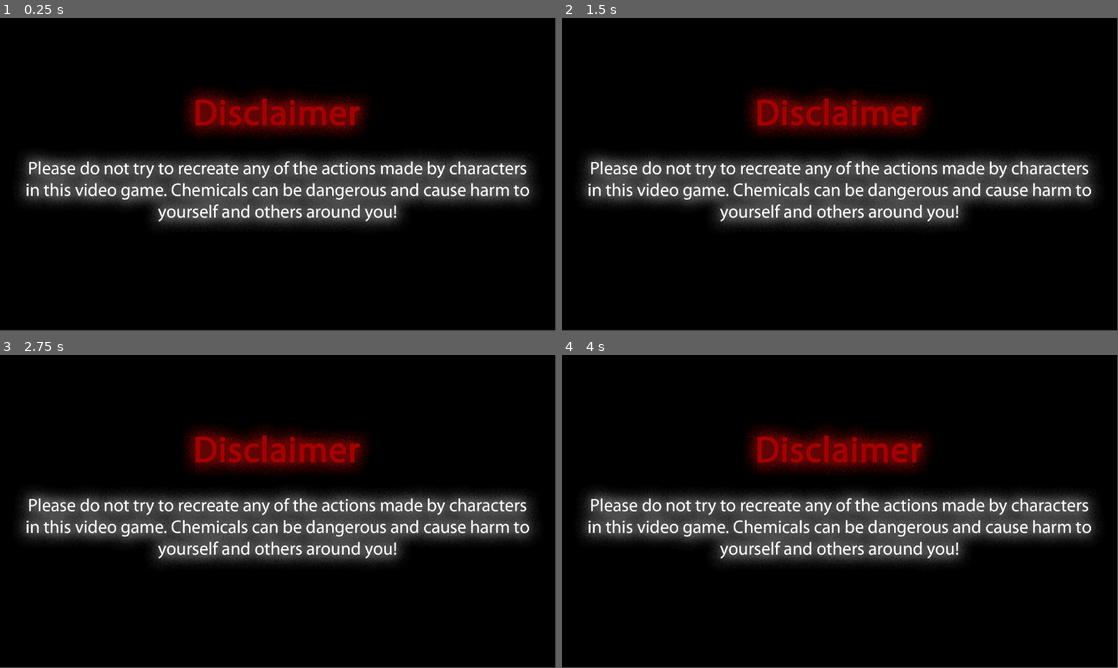
Above: before the commit, frames 1-4 (two rows, left to right).
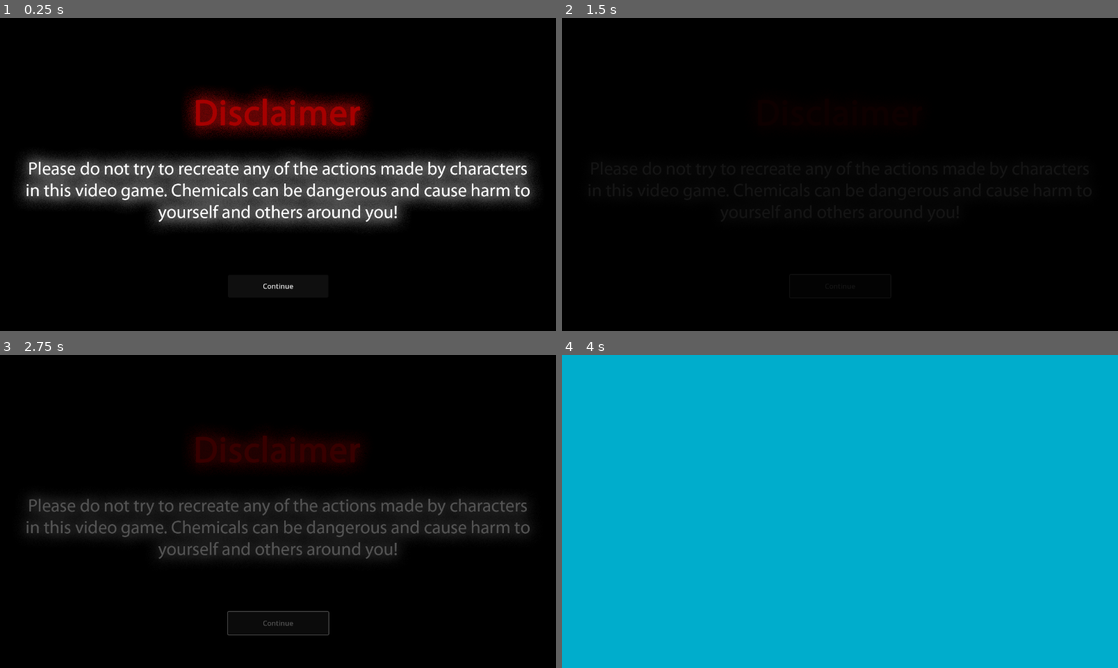
Above: after the commit, the same moments.

Repository: notadoctortired/risky-reagent-reaction
Game: Godot game, scene res://scenes/disclaimer_origin.tscn
The game is run twice, just before and just after one commit, with the same random seed, the same clock (stepped at 60 frames per second) and the same inputs. Before the commit the project starts from res://origin.tscn.
Inputs (mouse positions are in pixels of both pictures, inside the frame that each line leads up to):
- Up to frame 1 (0.25 s): no input
- Up to frame 2 (1.5 s): click (840, 287) at 0.5 s, where only the run after the commit has a clickable "Continue"; click (840, 287) at 1.25 s, where only the run after the commit has a clickable "Continue"
- Up to frame 3 (2.75 s): click (278, 624) at 2 s, where only the run after the commit has a clickable "Continue"
- Up to frame 4 (4 s): no input
The window is 799x449 before the commit and 800x450 after it. Grey fills any space a smaller window leaves; there, only what the larger window draws over its background counts as a difference.

The runs differ from the first frame. In frame 1, 3.1% of the frame differs, in the area x 4-96%, y 23-87%; in frame 2, 20%; in frame 3, 19%; in frame 4, 100%, in the area x 0-100%, y 0-100%.

Commit message:
Added transition to main menu

Diff:
--- a/origin.tscn
+++ /dev/null
@@ -1,19 +0,0 @@
-[gd_scene load_steps=2 format=3 uid="uid://b1erahn3x1b14"]
-
-[ext_resource type="Texture2D" uid="uid://d0ac26qsvnaeq" path="res://assets/Disclaimer.png" id="1_tb4yc"]
-
-[node name="Origin" type="Node2D"]
-
-[node name="UI" type="Control" parent="."]
-layout_mode = 3
-anchors_preset = 0
-offset_right = 1152.0
-offset_bottom = 648.0
-
-[node name="TextureRect" type="TextureRect" parent="UI"]
-layout_mode = 1
-anchors_preset = 15
-anchor_right = 1.0
-anchor_bottom = 1.0
-texture = ExtResource("1_tb4yc")
-expand_mode = 1
--- a/project.godot
+++ b/project.godot
@@ -14,3 +14,9 @@
 run/main_scene="uid://b1erahn3x1b14"
 config/features=PackedStringArray("4.4", "Forward Plus")
 config/icon="res://icon.svg"
+
+[display]
+
+window/size/viewport_width=1280
+window/size/viewport_height=720
+window/size/resizable=false
--- /dev/null
+++ b/scenes/disclaimer_origin.tscn
@@ -0,0 +1,106 @@
+[gd_scene load_steps=7 format=3 uid="uid://b1erahn3x1b14"]
+
+[ext_resource type="Texture2D" uid="uid://d0ac26qsvnaeq" path="res://assets/Disclaimer.png" id="1_xe2m2"]
+[ext_resource type="Script" uid="uid://wuu7fqrrwam" path="res://scripts/cont_button.gd" id="2_uyd5x"]
+
+[sub_resource type="Animation" id="Animation_pqpuc"]
+length = 0.001
+tracks/0/type = "value"
+tracks/0/imported = false
+tracks/0/enabled = true
+tracks/0/path = NodePath(".:color")
+tracks/0/interp = 1
+tracks/0/loop_wrap = true
+tracks/0/keys = {
+"times": PackedFloat32Array(0),
+"transitions": PackedFloat32Array(1),
+"update": 0,
+"values": [Color(0, 0, 0, 0)]
+}
+
+[sub_resource type="Animation" id="Animation_wc1iw"]
+resource_name = "fade"
+tracks/0/type = "value"
+tracks/0/imported = false
+tracks/0/enabled = true
+tracks/0/path = NodePath(".:color")
+tracks/0/interp = 1
+tracks/0/loop_wrap = true
+tracks/0/keys = {
+"times": PackedFloat32Array(0, 1),
+"transitions": PackedFloat32Array(1, 1),
+"update": 0,
+"values": [Color(0, 0, 0, 0), Color(0, 0, 0, 1)]
+}
+
+[sub_resource type="Animation" id="Animation_xe2m2"]
+resource_name = "fade in"
+tracks/0/type = "value"
+tracks/0/imported = false
+tracks/0/enabled = true
+tracks/0/path = NodePath(".:color")
+tracks/0/interp = 1
+tracks/0/loop_wrap = true
+tracks/0/keys = {
+"times": PackedFloat32Array(0, 1),
+"transitions": PackedFloat32Array(1, 1),
+"update": 0,
+"values": [Color(0, 0, 0, 1), Color(0, 0, 0, 0)]
+}
+
+[sub_resource type="AnimationLibrary" id="AnimationLibrary_xyqw4"]
+_data = {
+&"RESET": SubResource("Animation_pqpuc"),
+&"fade": SubResource("Animation_wc1iw"),
+&"fade in": SubResource("Animation_xe2m2")
+}
+
+[node name="disclaimer_origin" type="Control"]
+layout_mode = 3
+anchors_preset = 15
+anchor_right = 1.0
+anchor_bottom = 1.0
+grow_horizontal = 2
+grow_vertical = 2
+
+[node name="Disclaimer" type="TextureRect" parent="."]
+layout_mode = 1
+anchors_preset = -1
+anchor_right = 1.0
+anchor_bottom = 1.0
+grow_horizontal = 2
+grow_vertical = 2
+texture = ExtResource("1_xe2m2")
+expand_mode = 1
+
+[node name="ContButton" type="Button" parent="."]
+layout_mode = 1
+anchors_preset = -1
+anchor_right = 1.0
+anchor_bottom = 1.0
+offset_left = 525.0
+offset_top = 591.0
+offset_right = -524.0
+offset_bottom = -77.0
+grow_horizontal = 2
+grow_vertical = 0
+text = "Continue"
+script = ExtResource("2_uyd5x")
+
+[node name="Timer" type="Timer" parent="ContButton"]
+
+[node name="Transition" type="ColorRect" parent="."]
+modulate = Color(0, 0, 0, 1)
+layout_mode = 1
+anchors_preset = -1
+anchor_right = 1.0
+anchor_bottom = 1.0
+grow_horizontal = 2
+grow_vertical = 2
+mouse_filter = 2
+color = Color(0, 0, 0, 0)
+
+[node name="AnimationPlayer" type="AnimationPlayer" parent="Transition"]
+libraries = {
+&"": SubResource("AnimationLibrary_xyqw4")
+}
--- /dev/null
+++ b/scenes/main_menu_origin.tscn
@@ -0,0 +1,87 @@
+[gd_scene load_steps=6 format=3 uid="uid://cn6dhd3onsdyo"]
+
+[ext_resource type="Script" uid="uid://pbxine6c1oq7" path="res://scenes/on_loaded.gd" id="1_4oj0g"]
+
+[sub_resource type="Animation" id="Animation_pqpuc"]
+length = 0.001
+tracks/0/type = "value"
+tracks/0/imported = false
+tracks/0/enabled = true
+tracks/0/path = NodePath(".:color")
+tracks/0/interp = 1
+tracks/0/loop_wrap = true
+tracks/0/keys = {
+"times": PackedFloat32Array(0),
+"transitions": PackedFloat32Array(1),
+"update": 0,
+"values": [Color(0, 0, 0, 0)]
+}
+
+[sub_resource type="Animation" id="Animation_wc1iw"]
+resource_name = "fade"
+tracks/0/type = "value"
+tracks/0/imported = false
+tracks/0/enabled = true
+tracks/0/path = NodePath(".:color")
+tracks/0/interp = 1
+tracks/0/loop_wrap = true
+tracks/0/keys = {
+"times": PackedFloat32Array(0, 1),
+"transitions": PackedFloat32Array(1, 1),
+"update": 0,
+"values": [Color(0, 0, 0, 0), Color(0, 0, 0, 1)]
+}
+
+[sub_resource type="Animation" id="Animation_xe2m2"]
+resource_name = "fade in"
+tracks/0/type = "value"
+tracks/0/imported = false
+tracks/0/enabled = true
+tracks/0/path = NodePath(".:color")
+tracks/0/interp = 1
+tracks/0/loop_wrap = true
+tracks/0/keys = {
+"times": PackedFloat32Array(0, 1),
+"transitions": PackedFloat32Array(1, 1),
+"update": 0,
+"values": [Color(0, 0, 0, 1), Color(0, 0, 0, 0)]
+}
+
+[sub_resource type="AnimationLibrary" id="AnimationLibrary_xyqw4"]
+_data = {
+&"RESET": SubResource("Animation_pqpuc"),
+&"fade": SubResource("Animation_wc1iw"),
+&"fade in": SubResource("Animation_xe2m2")
+}
+
+[node name="main_menu_origin" type="Control"]
+layout_mode = 3
+anchors_preset = 15
+anchor_right = 1.0
+anchor_bottom = 1.0
+grow_horizontal = 2
+grow_vertical = 2
+script = ExtResource("1_4oj0g")
+
+[node name="Background" type="ColorRect" parent="."]
+layout_mode = 1
+anchors_preset = 15
+anchor_right = 1.0
+anchor_bottom = 1.0
+color = Color(0, 0.741176, 0.870588, 1)
+
+[node name="Transition" type="ColorRect" parent="."]
+modulate = Color(0, 0, 0, 1)
+layout_mode = 1
+anchors_preset = -1
+anchor_right = 1.0
+anchor_bottom = 1.0
+grow_horizontal = 2
+grow_vertical = 2
+mouse_filter = 2
+color = Color(0, 0, 0, 1)
+
+[node name="AnimationPlayer" type="AnimationPlayer" parent="Transition"]
+libraries = {
+&"Global": SubResource("AnimationLibrary_xyqw4")
+}
--- /dev/null
+++ b/scenes/on_loaded.gd
@@ -0,0 +1,4 @@
+extends Control
+
+func _ready():
+	$Transition/AnimationPlayer.play("Global/fade in")
--- /dev/null
+++ b/scripts/cont_button.gd
@@ -0,0 +1,18 @@
+extends Button
+
+var transition = ""
+var anim = ""
+
+func _ready():
+	transition = get_parent().get_node("Transition")
+	anim = get_parent().get_node("Transition/AnimationPlayer")
+	pressed.connect(_button_pressed)
+
+	$Timer.timeout.connect(_timeout)
+
+func _button_pressed():
+	anim.play("fade")
+	$Timer.start()
+
+func _timeout():
+	get_tree().change_scene_to_file("res://scenes/main_menu_origin.tscn")
Not shown, added: scenes/on_loaded.gd.uid
Not shown, added: scripts/cont_button.gd.uid
Not shown, added: scenes/disclaimer_origin.tscn8806343218.tmp
Not shown, added: scenes/disclaimer_origin.tscn8837087809.tmp
Not shown, added: scenes/disclaimer_origin.tscn8860569988.tmp
Not shown, added: scenes/disclaimer_origin.tscn8982542331.tmp
